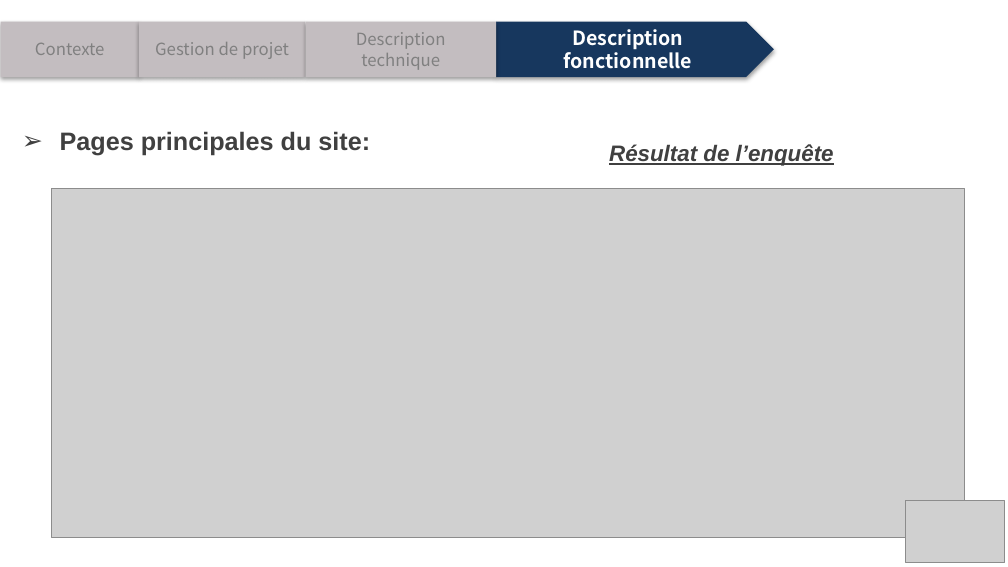
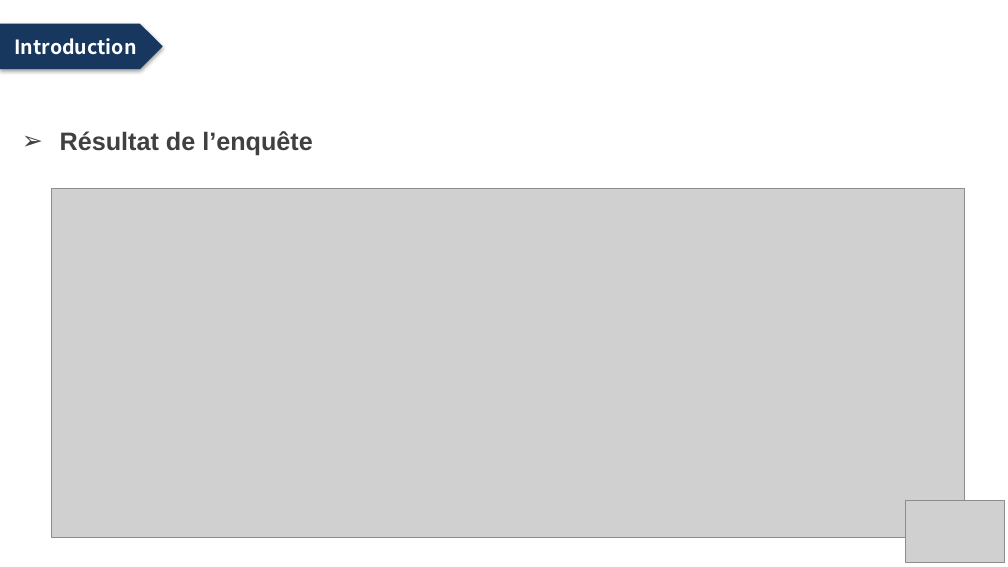
Before and after one commit to zeknoun/yourjob1, a slide deck: slide 4 of Presentation_projet.pptx (slide 13 before the commit). Drawn at 1008x567 pixels with LibreOffice and Linux fonts; fonts in the diff are those of the drawing; grey boxes stand for pictures; background and template pictures are left out. Boxes give left, top, right and bottom in pixels: in the first picture for what was removed or moved away, otherwise in the second. Text is boxed around its words. In the diff, an @@ line names an element or a change of style, - is before the commit and + after.

```diff
--- a/Presentation_projet.pptx
+++ b/Presentation_projet.pptx
@@ pentagon arrow added at bbox=[0, 23, 162, 69], fill #17375E, 14 pt, text #FFFFFF, bold @@
+Introduction
@@ pentagon arrow removed at bbox=[1, 21, 139, 77] @@
-Contexte
@@ pentagon arrow removed at bbox=[139, 21, 305, 77] @@
-Gestion de projet
@@ pentagon arrow removed at bbox=[305, 21, 496, 77] @@
-Description technique
@@ pentagon arrow removed at bbox=[496, 21, 774, 77] @@
-Description fonctionnelle
@@ title at bbox=[60, 131, 313, 156]: text changed @@
-➢ Pages principales du site:
+➢ Résultat de l’enquête
@@ text removed at bbox=[609, 144, 834, 166] @@
-Résultat de l’enquête
```
Also in this commit, not shown: 8 other slides changed, 5 slides added, 6 slides removed.
